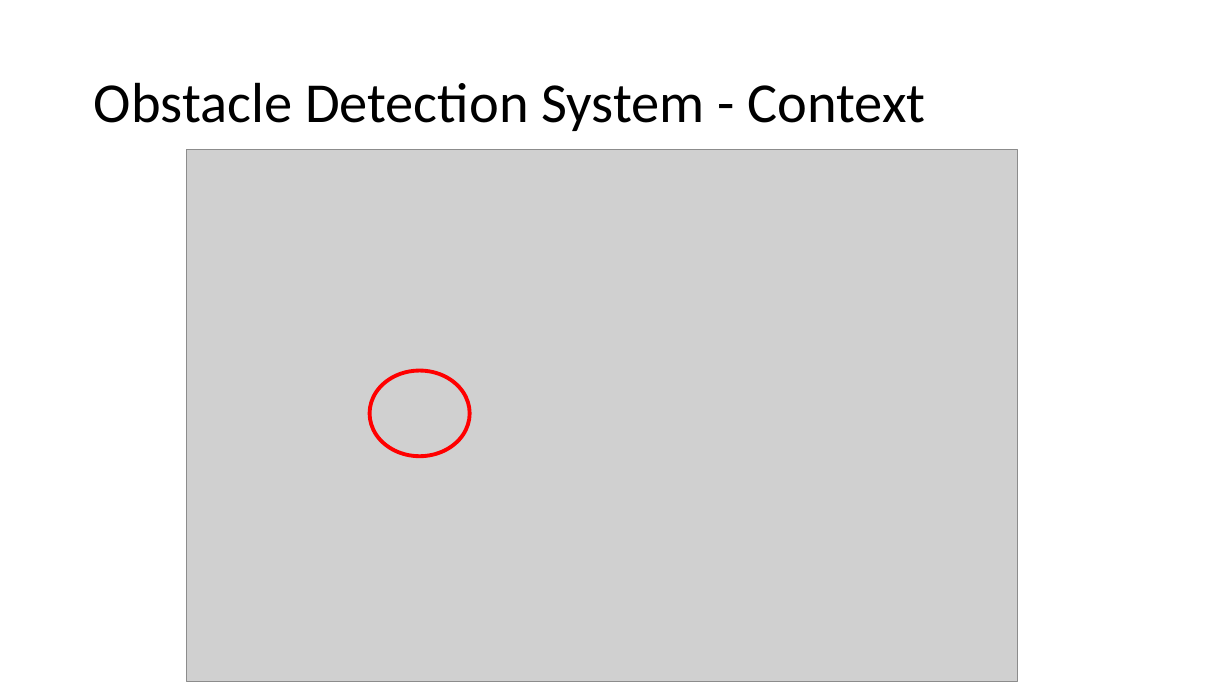
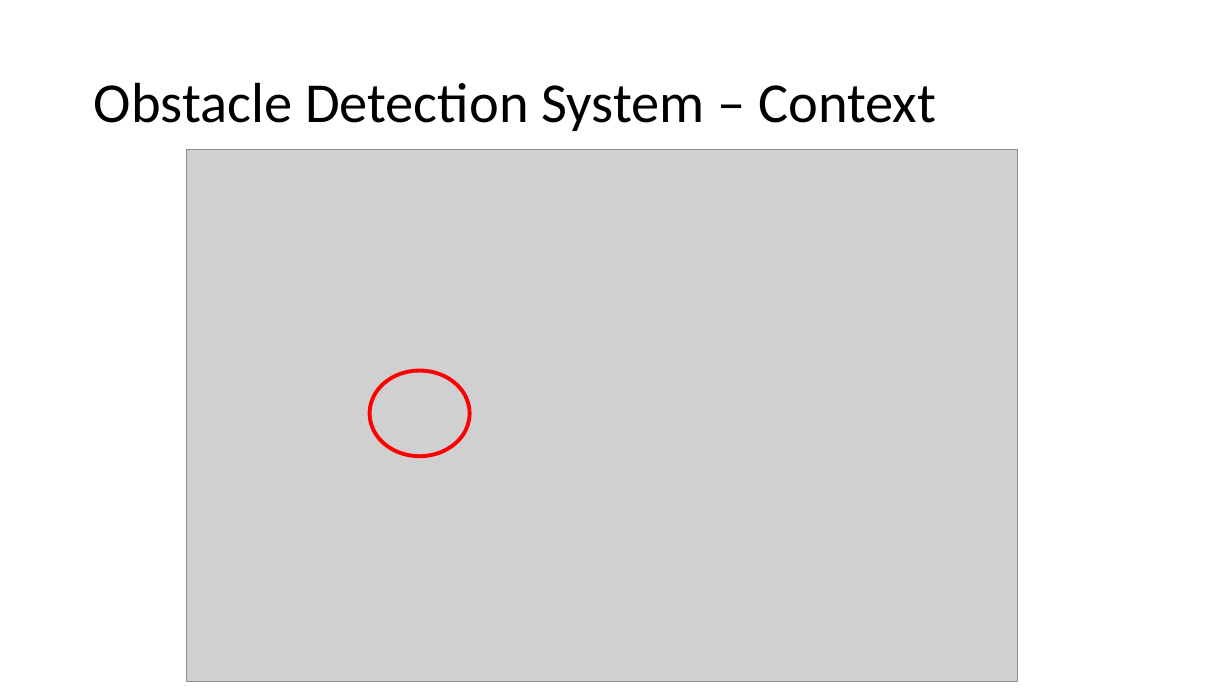
Before and after one commit to ajgeemail/edpAutoCar, a slide deck: slide 1 of System Documentation/ODS powerpoint.pptx. Drawn at 1232x693 pixels with LibreOffice and Linux fonts; fonts in the diff are those of the drawing; grey boxes stand for pictures. Boxes give left, top, right and bottom in pixels: in the first picture for what was removed or moved away, otherwise in the second. Text is boxed around its words. In the diff, an @@ line names an element or a change of style, - is before the commit and + after.

```diff
--- a/System Documentation/ODS powerpoint.pptx
+++ b/System Documentation/ODS powerpoint.pptx
@@ title at [94, 82, 936, 131]: text changed @@
-Obstacle Detection System - Context
+Obstacle Detection System – Context
```
Also in this commit, not shown: 6 other slides changed, 2 slides removed, 1 other file.
